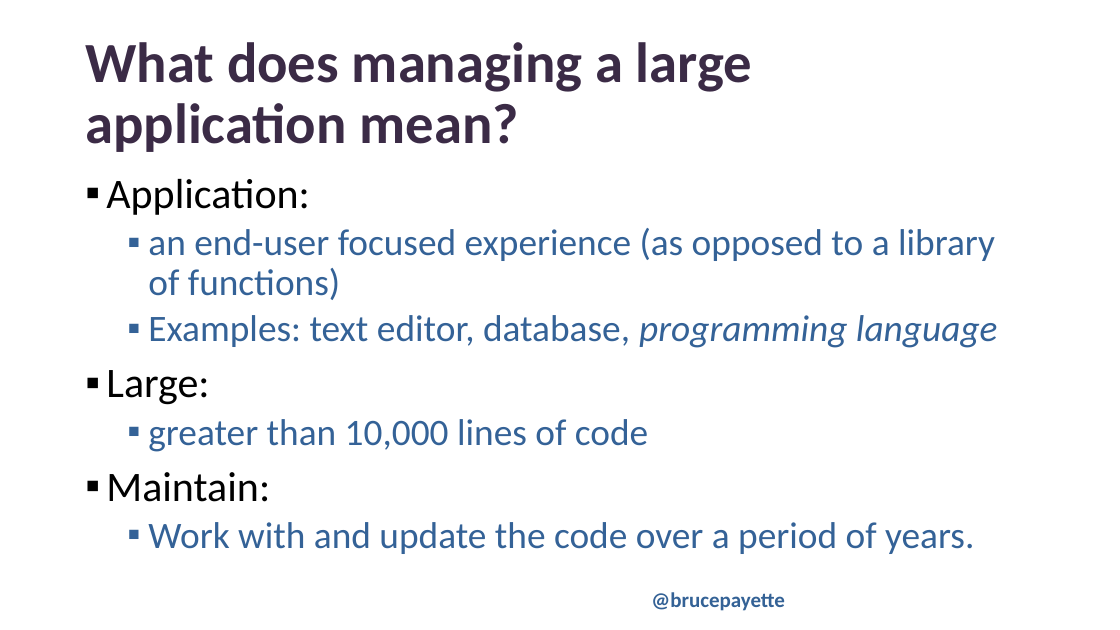
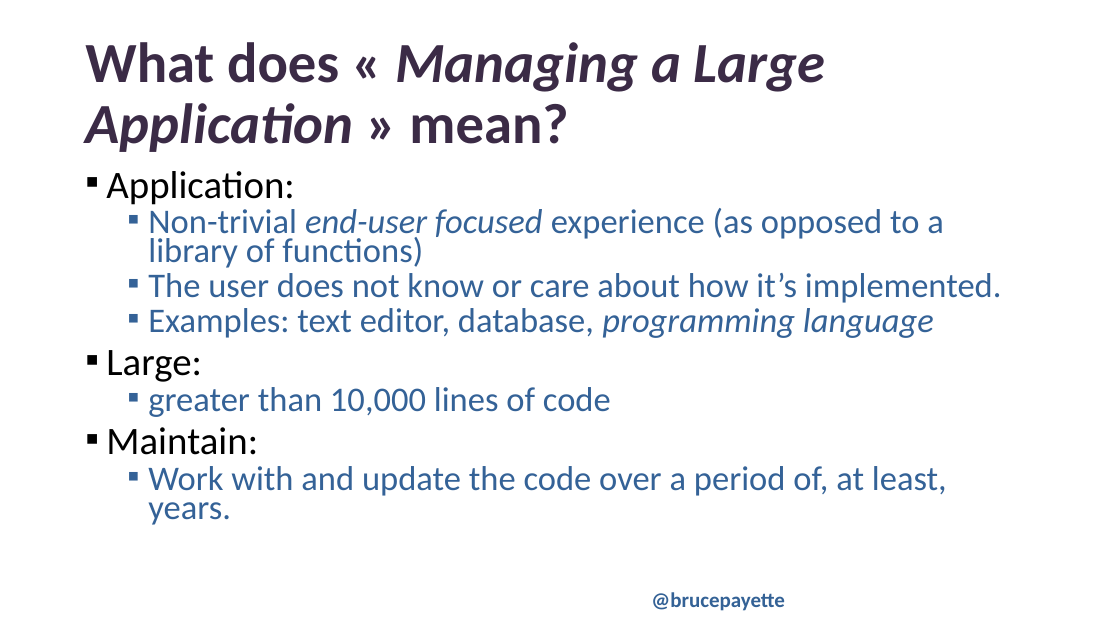
Before and after one commit to BrucePay/TinyLang, a slide deck: slide 4 of PSCONFEU23_payette_tiny.pptx. Drawn at 1120x630 pixels with LibreOffice and Linux fonts; fonts in the diff are those of the drawing; background and template pictures are left out. Boxes give left, top, right and bottom in pixels: in the first picture for what was removed or moved away, otherwise in the second. Text is boxed around its words. In the diff, an @@ line names an element or a change of style, - is before the commit and + after.

```diff
--- a/PSCONFEU23_payette_tiny.pptx
+++ b/PSCONFEU23_payette_tiny.pptx
@@ title at (85, 42, 826, 152): text changed; italic on @@
-What does managing a large application mean?
+What does « Managing a Large Application » mean?
@@ text at (106, 171, 934, 455): size 36 to 33.3 pt in "Application:", "Large:", "Maintain:"; size 32 to 29.6 pt in "Examples: text editor, database, programming language", "greater than 10,000 lines of code"; line spacing 0.9 to 0.7 @@
@@ text at (148, 208, 1002, 303): text changed; size 32 to 29.6 pt @@
-  ▪ an end-user focused experience (as opposed to a library of functions)
+  ▪ Non-trivial end-user focused experience (as opposed to a library of functions)
+  ▪ The user does not know or care about how it’s implemented.
@@ text at (148, 466, 947, 525): text changed; size 32 to 29.6 pt @@
-  ▪ Work with and update the code over a period of years.
+  ▪ Work with and update the code over a period of, at least, years.
```
Also in this commit, not shown: 2 other slides changed, 3 other files.
